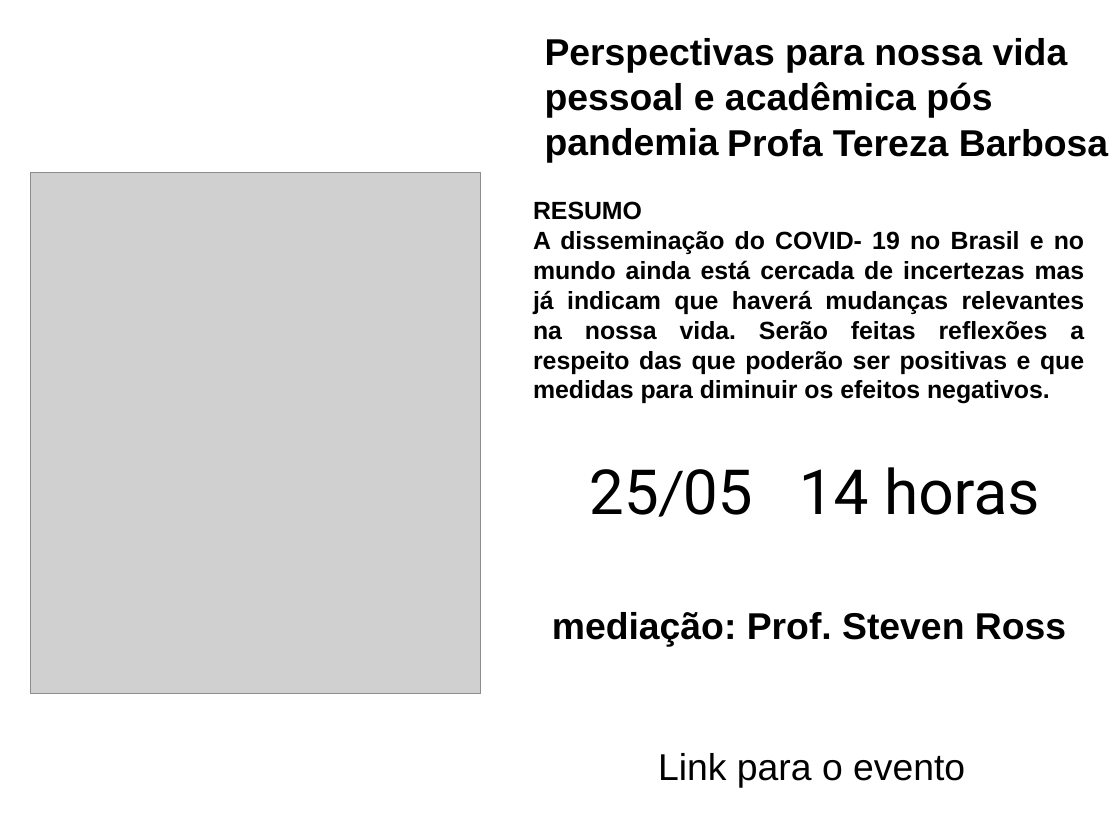
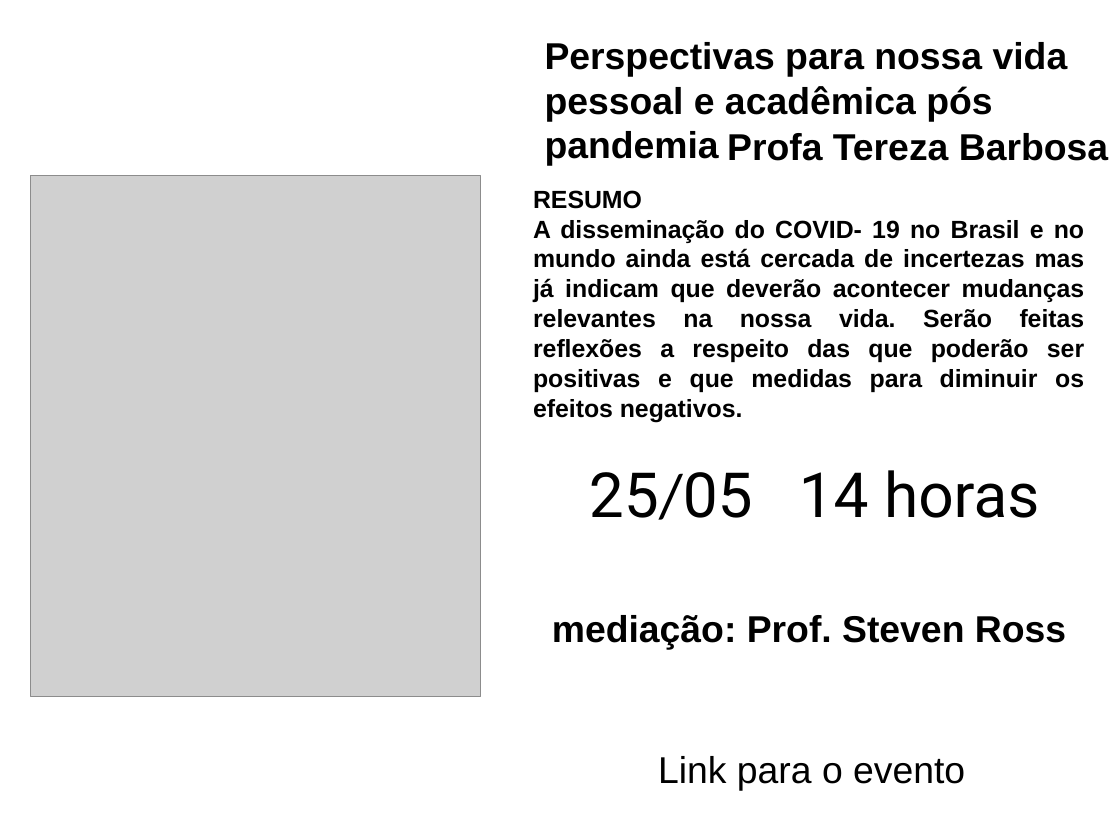
Before and after one commit to DATAUNIRIO/DMQ_Talks, a slide deck: slide 4 of libs/uds/flyer.pptx. Drawn at 1120x840 pixels with LibreOffice and Linux fonts; fonts in the diff are those of the drawing; grey boxes stand for pictures; background and template pictures are left out. Boxes give left, top, right and bottom in pixels: in the first picture for what was removed or moved away, otherwise in the second. Text is boxed around its words. In the diff, an @@ line names an element or a change of style, - is before the commit and + after.

Commit message:
deverão acontecer mudanças

```diff
--- a/libs/uds/flyer.pptx
+++ b/libs/uds/flyer.pptx
@@ text at bbox=[533, 220, 1085, 423]: text changed @@
-A disseminação do COVID- 19 no Brasil e no mundo ainda está cercada de incertezas mas já indicam que haverá mudanças relevantes na nossa vida. Serão feitas reflexões a respeito das que poderão ser positivas e que medidas para diminuir os efeitos negativos.
+A disseminação do COVID- 19 no Brasil e no mundo ainda está cercada de incertezas mas já indicam que deverão acontecer mudanças relevantes na nossa vida. Serão feitas reflexões a respeito das que poderão ser positivas e que medidas para diminuir os efeitos negativos.
@@ 3 texts, 1 picture: place and size @@
-3 texts, 1 picture at bbox=[31, 38, 1108, 693]
+3 texts, 1 picture at bbox=[31, 42, 1108, 697]
```
Also in this commit, not shown: 2 other files.
